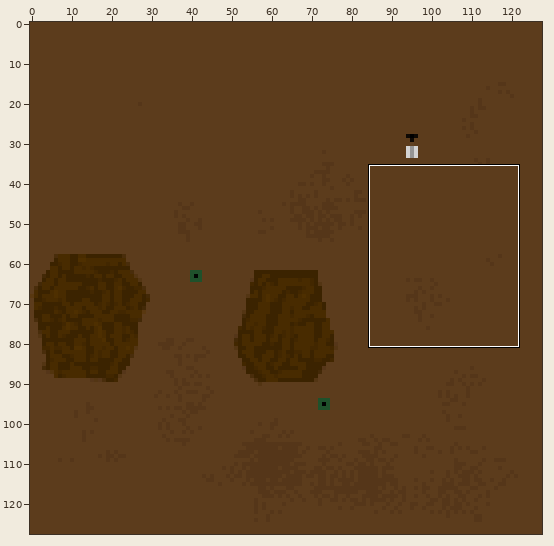
File history of a sprite sheet, Playable/Textures/T_Bobro.png. Above: a wide view before the commit, with the close-up outlined.
Close-up. The starting point:
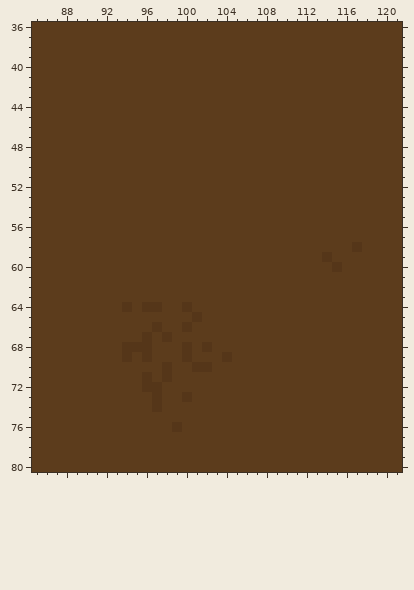
The file is 128x128 pixels. Colours within 5 levels of each other are drawn and written as one. Shown: x 85..121, y 36..80. The commit also changed other parts of the picture, which this record leaves out.
After the commit:
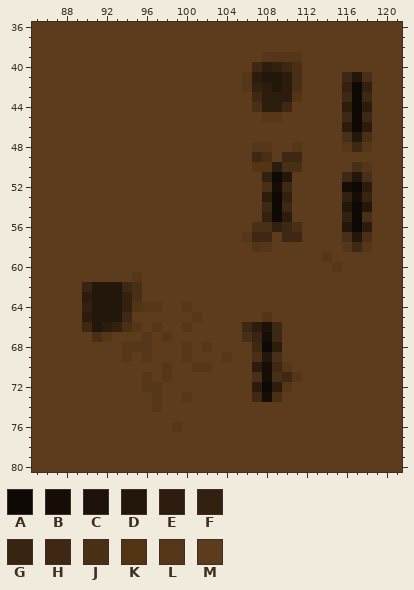
Palette (. is transparent): A #0e0904  B #150d06  C #1c1209  D #23160a  E #2b1c0d  F #322110  G #382511  H #3e2813  J #482f16  K #533513  L #553619  M #5c3c1c
What changed:
Changed rows in their new state; - is an unchanged pixel.
first column x 90:
39 ------------------LLLL-------
40 -----------------HEFHJ-------
41 ----------------LEDDEJ----HDJ
42 ----------------LFEDEJ----FAF
43 -----------------HEEEK----HAH
44 -----------------JEEH-----EAE
45 ------------------LL------HAH
46 --------------------------EAE
47 --------------------------JDJ
48 -----------------LL--L----LHL
49 -----------------HJ-HH-------
50 -----------------KKEJJ-----JL
51 ------------------FAD-----HDJ
52 ------------------JBH-----BAE
53 ------------------EAF-----FBG
54 ------------------HAH-----DAD
55 ------------------FAE-----FAJ
56 -----------------JJFHJ----DAE
57 ----------------LHH-HH----JDJ
58 -----------------KL-------LHL
61 -----L-----------------------
62 GDDDHJ-----------------------
63 EDDDFJ-----------------------
64 FDDDFK-----------------------
65 EDDDH-------------K----------
66 HDEFJL----------HECH---------
67 -JL-------------JGBH---------
68 -----------------HAE---------
69 -----------------JDJ---------
70 -----------------EBHL--------
71 -----------------JBJHL-------
72 -----------------EAEL--------
73 -----------------HBJ---------
Where, in picture pixels (left, top, right, bottom), the same in both close-ups:
changed: (242, 52, 302, 252)
changed: (342, 72, 372, 252)
changed: (82, 272, 142, 342)
changed: (242, 312, 302, 402)
